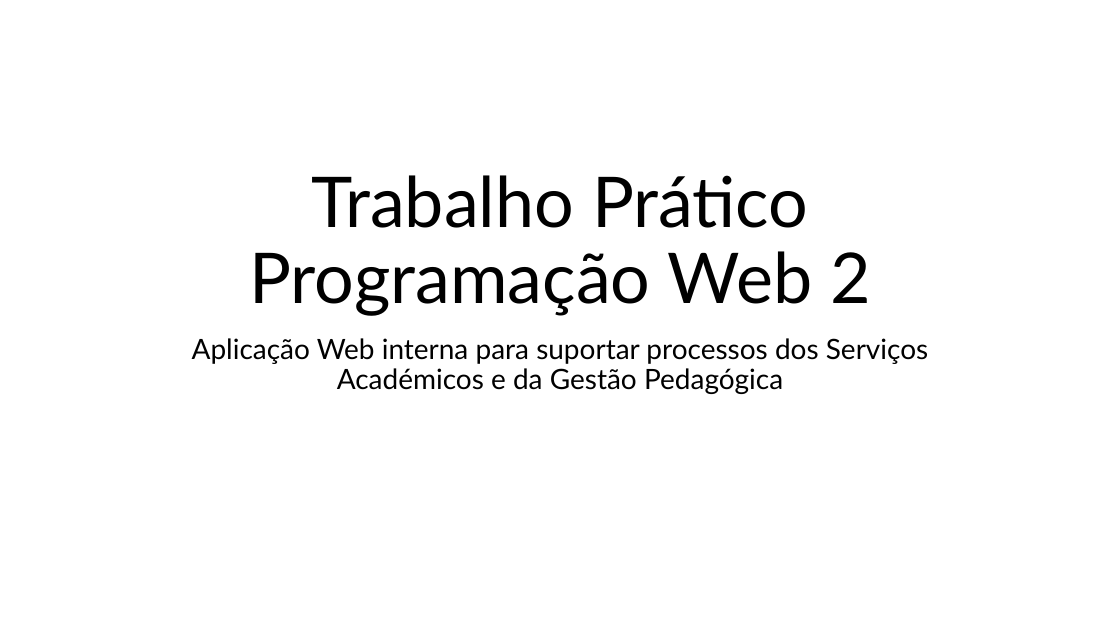
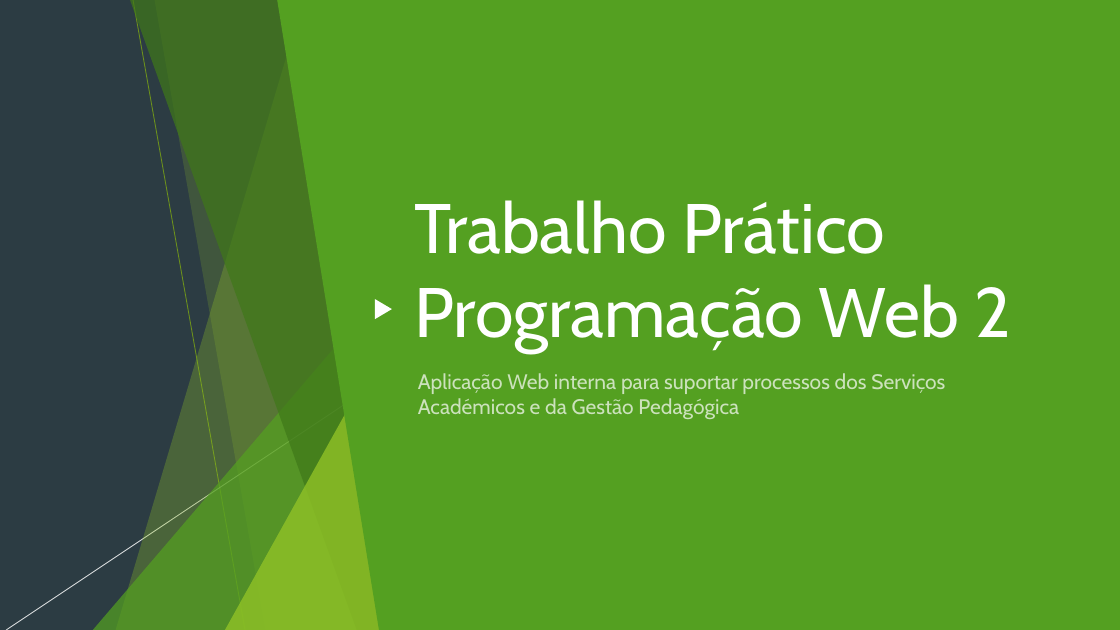
Before and after one commit to DavidMacieira/Gestao-Alunos, a slide deck: slide 1 of TP.pptx. Drawn at 1120x630 pixels with LibreOffice and Linux fonts; fonts in the diff are those of the drawing. Boxes give left, top, right and bottom in pixels: in the first picture for what was removed or moved away, otherwise in the second. Text is boxed around its words. In the diff, an @@ line names an element or a change of style, - is before the commit and + after.

```diff
--- a/TP.pptx
+++ b/TP.pptx
@@ background #FFFFFF to #2C3C43 @@
@@ group added at box(0, 0, 1120, 630): 5 freeform shapes, 3 triangles, 2 lines @@
@@ rectangle added at box(0, 0, 1120, 630), fill #2C3C43 @@
@@ freeform shape added at box(116, 0, 392, 630), fill #90C226 at 30% opacity @@
@@ freeform shape added at box(129, 0, 392, 630), fill #3F7819 at 70% opacity @@
@@ line added from (133, 0) to (245, 630), #6C921D 0.75 pt @@
@@ freeform shape added at box(155, 0, 392, 630), fill #90C226 at 20% opacity @@
@@ freeform shape added at box(277, 0, 1120, 630), fill #54A021 @@
@@ title "Trabalho Prático Programação Web 2": place and size @@
-title "Trabalho Prático Programação Web 2" at box(249, 175, 871, 316)
+title "Trabalho Prático Programação Web 2" at box(414, 200, 1012, 353)
@@ title "Trabalho Prático Programação Web 2" at box(414, 200, 1012, 353): font Lato to Cabin, text colour #000000 to #FFFFFF; alignment centre to left; line spacing 0.9 to 1 @@
@@ triangle added at box(92, 280, 392, 630), fill #54A021 at 72% opacity @@
@@ triangle added at box(375, 299, 392, 319), fill #FFFFFF @@
@@ line added from (444, 339) to (6, 630), #FFFFFF 0.75 pt @@
@@ triangle added at box(225, 330, 392, 630), fill #90C226 at 80% opacity @@
@@ subtitle "Aplicação Web interna para suportar ...": place and size @@
-subtitle "Aplicação Web interna para suportar ..." at box(192, 338, 928, 394)
+subtitle "Aplicação Web interna para suportar ..." at box(418, 373, 945, 419)
@@ subtitle "Aplicação Web interna para suportar ..." at box(418, 373, 945, 419): size 24 to 18 pt, font Lato to Cabin, text colour #000000 to #FFFFFF at 70% opacity; alignment centre to left; line spacing 0.9 to 1 @@
```
Also in this commit, not shown: 2 other slides changed, 5 slides added, 5 other files.
